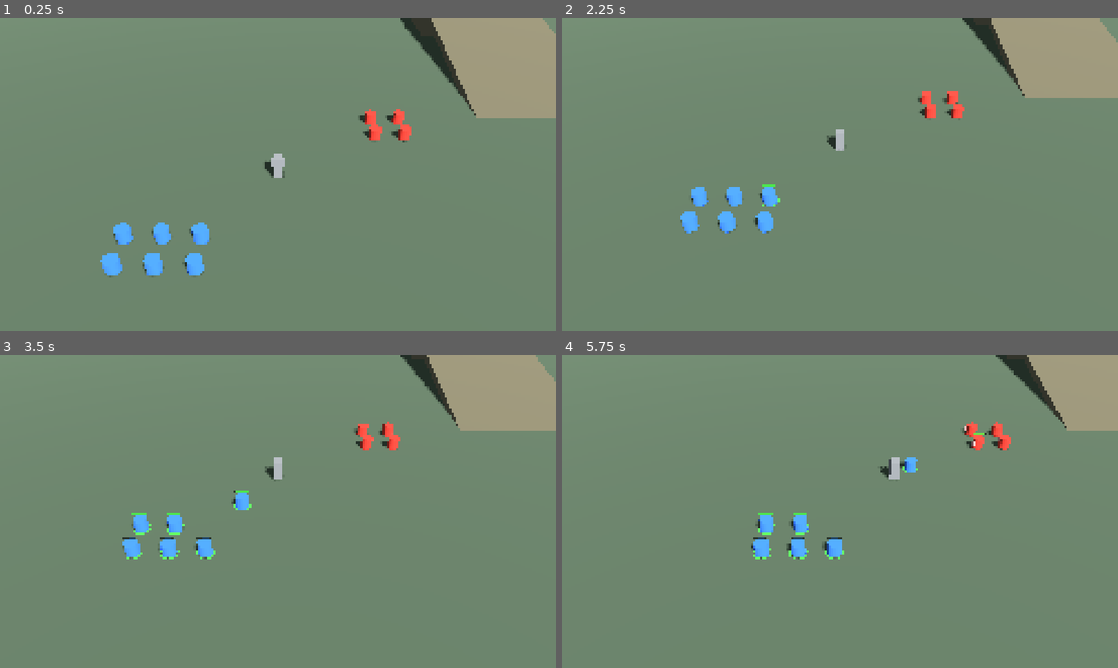
Above: before the commit, frames 1-4 (two rows, left to right).
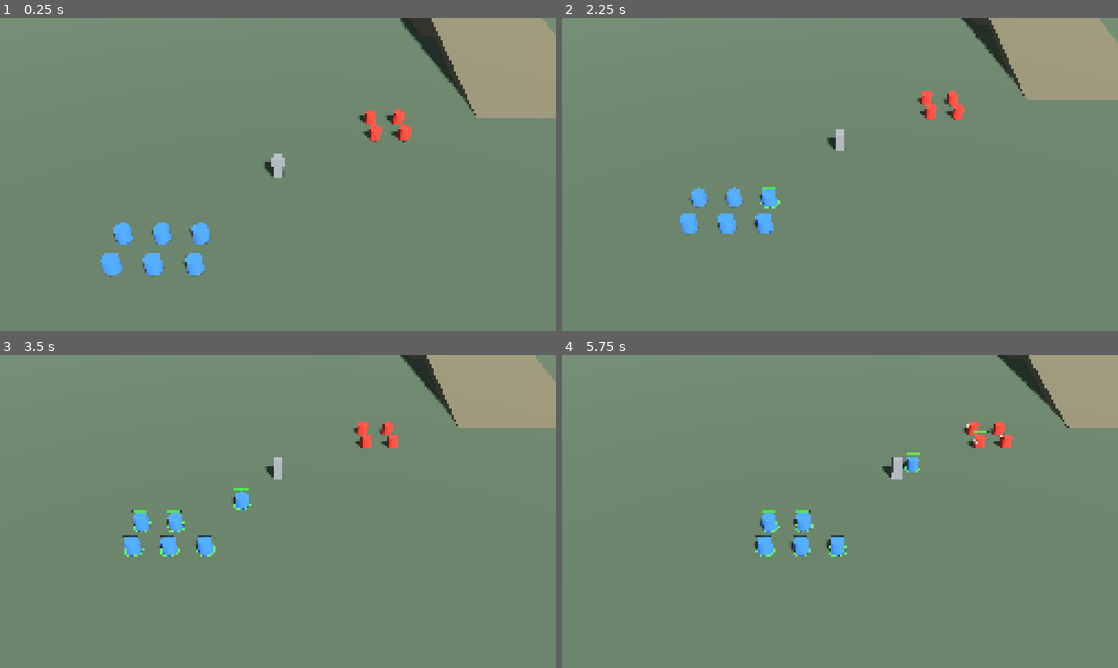
Above: after the commit, the same moments.

Repository: obamusmaximus/duze-jaja
Game: Godot game, scene res://levels/sandbox/sandbox.tscn
Two runs of this game, one before a commit and one after it. Both use one fixed random seed, a clock stepped at 60 frames per second and the inputs below. After the commit the project has no main scene; this scene is started directly in both runs.
Inputs (mouse positions are in pixels of both pictures, inside the frame that each line leads up to):
- Up to frame 1 (0.25 s): no input
- Up to frame 2 (2.25 s): tap Enter at 0.5 s; move the mouse to (962, 158) at 0.52 s; press the mouse at (962, 158) at 0.53 s; hold Ctrl (control_group_set) 0.53-1.25 s; release the mouse at (962, 158) at 1.25 s; tap \ (debug_time_reset) at 1.25 s; drag from (728, 190) to (812, 237) at 1.27 s; move the mouse to (895, 105) at 2.02 s; press the mouse at (895, 105) at 2.03 s; hold Ctrl (control_group_set) from 2.03 s (still down); tap Down (camera_pan_back) at 2.1 s
- Up to frame 3 (3.5 s): release Ctrl (control_group_set) at 2.75 s; release the mouse at (333, 442) at 2.75 s; drag from (250, 574) to (111, 464) at 2.77 s
- Up to frame 4 (5.75 s): move the mouse to (1006, 558) at 3.52 s; press the mouse at (1006, 558) at 3.53 s; tap Left (camera_pan_left) at 3.6 s; tap Escape (pause) at 4.15 s; release the mouse at (1006, 558) at 4.25 s; drag from (673, 464) to (756, 433) at 4.27 s; click "Resume" at 5 s

The runs differ from the first frame. In frame 1, less than 0.1% of the frame differs, in the area x 18-99%, y 2-78%; in frame 2, 0.5%; in frame 3, 0.9%; in frame 4, 1.5%, in the area x 34-100%, y 0-66%.

Commit message:
Camera edge scroll without confining the cursor; interpolated health bars
Edge scrolling now remembers the last in-window cursor position and keeps
scrolling after the cursor leaves through an edge. Health bars follow the
interpolated unit position. Includes editor re-saves of project.godot and the
sandbox scene (uids, reordered sub-resources).

Diff:
--- a/camera/camera_input.gd
+++ b/camera/camera_input.gd
@@ -13,6 +13,10 @@
 signal reset_pressed
 
 var _stats: CameraStats
+## Last cursor position inside the viewport, and whether the cursor has left the window (it left through an edge,
+## so the last position says which). Lets the edge scroll without confining the cursor.
+var _last_mouse: Vector2 = Vector2(-1.0, -1.0)
+var _mouse_left_window: bool = false
 
 
 func setup(stats: CameraStats) -> void:
@@ -23,6 +27,8 @@
 func _unhandled_input(event: InputEvent) -> void:
 	if event is InputEventMouseMotion:
 		var motion := event as InputEventMouseMotion
+		_mouse_left_window = false
+		_last_mouse = motion.position
 		if Input.is_action_pressed(&"camera_drag"):
 			drag_moved.emit(motion.relative)
 		elif Input.is_action_pressed(&"camera_rotate"):
@@ -61,8 +67,12 @@
 		return Vector2.ZERO
 	var view: Rect2 = get_viewport().get_visible_rect()
 	var mouse: Vector2 = get_viewport().get_mouse_position()
-	if not view.grow(1.0).has_point(mouse):
+	if _mouse_left_window:
+		mouse = _last_mouse
+	elif not view.grow(1.0).has_point(mouse):
 		return Vector2.ZERO
+	else:
+		_last_mouse = mouse
 	var margin: float = _stats.edge_margin_px
 	var direction := Vector2.ZERO
 	if mouse.x < view.position.x + margin:
@@ -80,6 +90,10 @@
 ## while paused or when the rig goes away.
 func _notification(what: int) -> void:
 	match what:
+		NOTIFICATION_WM_MOUSE_EXIT:
+			_mouse_left_window = true
+		NOTIFICATION_WM_MOUSE_ENTER:
+			_mouse_left_window = false
 		NOTIFICATION_UNPAUSED, NOTIFICATION_APPLICATION_FOCUS_IN:
 			_confine(not get_tree().paused)
 		NOTIFICATION_PAUSED, NOTIFICATION_EXIT_TREE:
--- a/combat/health_bars.gd
+++ b/combat/health_bars.gd
@@ -30,7 +30,7 @@
 		var unit := node as Unit
 		if unit == null or not unit.alive or (not unit.selected and not unit.health.is_damaged()):
 			continue
-		var top: Vector3 = unit.global_position + Vector3.UP * (unit.stats.height + LIFT)
+		var top: Vector3 = unit.get_global_transform_interpolated().origin + Vector3.UP * (unit.stats.height + LIFT)
 		if camera.is_position_behind(top):
 			continue
 		var point: Vector2 = camera.unproject_position(top)
--- a/levels/sandbox/sandbox.tscn
+++ b/levels/sandbox/sandbox.tscn
@@ -1,21 +1,28 @@
-[gd_scene format=3]
+[gd_scene format=3 uid="uid://wxb2kpncsppg"]
 
 [ext_resource type="PackedScene" path="res://menus/pause_menu.tscn" id="1_pause"]
-[ext_resource type="Script" path="res://levels/sandbox/sandbox.gd" id="2_level"]
+[ext_resource type="Script" uid="uid://cle36akoni8nu" path="res://levels/sandbox/sandbox.gd" id="2_level"]
 [ext_resource type="PackedScene" path="res://camera/camera_rig.tscn" id="3_rig"]
-[ext_resource type="Script" path="res://units/unit_registry.gd" id="4_registry"]
+[ext_resource type="Script" uid="uid://kckbklxacva7" path="res://units/unit_registry.gd" id="4_registry"]
 [ext_resource type="PackedScene" path="res://units/unit.tscn" id="5_unit"]
-[ext_resource type="Script" path="res://selection/selection.gd" id="6_selection"]
-[ext_resource type="Script" path="res://orders/command_issuer.gd" id="7_issuer"]
+[ext_resource type="Script" uid="uid://crvkkhds0ykyh" path="res://selection/selection.gd" id="6_selection"]
+[ext_resource type="Script" uid="uid://qqulbhdpr27d" path="res://orders/command_issuer.gd" id="7_issuer"]
 [ext_resource type="Resource" path="res://tuning/order_default.tres" id="8_order_stats"]
 [ext_resource type="PackedScene" path="res://player/rts_player.tscn" id="9_player"]
-[ext_resource type="Script" path="res://map/map_grid.gd" id="10_map"]
-[ext_resource type="Script" path="res://map/path_service.gd" id="11_paths"]
+[ext_resource type="Script" uid="uid://brqaj7b1g5fxk" path="res://map/map_grid.gd" id="10_map"]
+[ext_resource type="Script" uid="uid://duk5sdoxsu6b1" path="res://map/path_service.gd" id="11_paths"]
 [ext_resource type="Resource" path="res://tuning/map_default.tres" id="12_map_stats"]
-[ext_resource type="Script" path="res://combat/shots.gd" id="13_shots"]
-[ext_resource type="Script" path="res://combat/shot_view.gd" id="14_shot_view"]
-[ext_resource type="Script" path="res://debug/map_wall/map_wall.gd" id="15_wall"]
-[ext_resource type="Script" path="res://debug/map_view/map_grid_view.gd" id="16_grid_view"]
+[ext_resource type="Script" uid="uid://b6xu2juqhf6md" path="res://combat/shots.gd" id="13_shots"]
+[ext_resource type="Script" uid="uid://cnoy8hkpsb8hy" path="res://combat/shot_view.gd" id="14_shot_view"]
+[ext_resource type="Script" uid="uid://cb5uxvdxgcv2b" path="res://debug/map_wall/map_wall.gd" id="15_wall"]
+[ext_resource type="Script" uid="uid://d3r5xb72soqev" path="res://debug/map_view/map_grid_view.gd" id="16_grid_view"]
+
+[sub_resource type="Environment" id="Env"]
+background_mode = 1
+background_color = Color(0.45, 0.55, 0.65, 1)
+ambient_light_source = 2
+ambient_light_color = Color(0.6, 0.65, 0.7, 1)
+ambient_light_energy = 0.6
 
 [sub_resource type="PlaneMesh" id="PlaneMesh_ground"]
 size = Vector2(200, 200)
@@ -29,11 +36,11 @@
 [sub_resource type="BoxMesh" id="BoxMesh_marker"]
 size = Vector3(1, 2, 1)
 
+[sub_resource type="BoxMesh" id="BoxMesh_ramp"]
+size = Vector3(16, 1, 24.331)
+
 [sub_resource type="StandardMaterial3D" id="Mat_hill"]
 albedo_color = Color(0.45, 0.42, 0.33, 1)
-
-[sub_resource type="BoxMesh" id="BoxMesh_ramp"]
-size = Vector3(16, 1, 24.331)
 
 [sub_resource type="BoxShape3D" id="Shape_ramp"]
 size = Vector3(16, 1, 24.331)
@@ -44,142 +51,135 @@
 [sub_resource type="BoxShape3D" id="Shape_plateau"]
 size = Vector3(16, 4, 20)
 
+[sub_resource type="BoxMesh" id="BoxMesh_wall"]
+size = Vector3(90, 3, 1.5)
+
 [sub_resource type="StandardMaterial3D" id="Mat_wall"]
 albedo_color = Color(0.55, 0.5, 0.45, 1)
-
-[sub_resource type="BoxMesh" id="BoxMesh_wall"]
-size = Vector3(90, 3, 1.5)
 
 [sub_resource type="BoxShape3D" id="Shape_wall"]
 size = Vector3(90, 3, 1.5)
 
-[sub_resource type="Environment" id="Env"]
-background_mode = 1
-background_color = Color(0.45, 0.55, 0.65, 1)
-ambient_light_source = 2
-ambient_light_color = Color(0.6, 0.65, 0.7, 1)
-ambient_light_energy = 0.6
-
-[node name="Sandbox" type="Node3D"]
+[node name="Sandbox" type="Node3D" unique_id=1228558782]
 script = ExtResource("2_level")
 
-[node name="WorldEnvironment" type="WorldEnvironment" parent="."]
+[node name="WorldEnvironment" type="WorldEnvironment" parent="." unique_id=1460613117]
 environment = SubResource("Env")
 
-[node name="Sun" type="DirectionalLight3D" parent="."]
+[node name="Sun" type="DirectionalLight3D" parent="." unique_id=1869524841]
 transform = Transform3D(0.866, -0.354, 0.354, 0, 0.707, 0.707, -0.5, -0.612, 0.612, 0, 20, 0)
 shadow_enabled = true
 
-[node name="Ground" type="StaticBody3D" parent="."]
+[node name="Ground" type="StaticBody3D" parent="." unique_id=69611858]
 
-[node name="Mesh" type="MeshInstance3D" parent="Ground"]
+[node name="Mesh" type="MeshInstance3D" parent="Ground" unique_id=1368205255]
 mesh = SubResource("PlaneMesh_ground")
 surface_material_override/0 = SubResource("Mat_ground")
 
-[node name="Shape" type="CollisionShape3D" parent="Ground"]
+[node name="Shape" type="CollisionShape3D" parent="Ground" unique_id=1108533091]
 transform = Transform3D(1, 0, 0, 0, 1, 0, 0, 0, 1, 0, -0.5, 0)
 shape = SubResource("Shape_ground")
 
-[node name="ScaleMarker" type="MeshInstance3D" parent="."]
+[node name="ScaleMarker" type="MeshInstance3D" parent="." unique_id=1139902924]
 transform = Transform3D(1, 0, 0, 0, 1, 0, 0, 0, 1, 0, 1, 0)
 mesh = SubResource("BoxMesh_marker")
 
-[node name="Ramp" type="StaticBody3D" parent="."]
+[node name="Ramp" type="StaticBody3D" parent="." unique_id=716151974]
 transform = Transform3D(1, 0, 0, 0, 0.986394, -0.164399, 0, 0.164399, 0.986394, 30, 1.5068, -22.082)
 
-[node name="Mesh" type="MeshInstance3D" parent="Ramp"]
+[node name="Mesh" type="MeshInstance3D" parent="Ramp" unique_id=974480915]
 mesh = SubResource("BoxMesh_ramp")
 surface_material_override/0 = SubResource("Mat_hill")
 
-[node name="Shape" type="CollisionShape3D" parent="Ramp"]
+[node name="Shape" type="CollisionShape3D" parent="Ramp" unique_id=1485902882]
 shape = SubResource("Shape_ramp")
 
-[node name="Plateau" type="StaticBody3D" parent="."]
+[node name="Plateau" type="StaticBody3D" parent="." unique_id=2102967877]
 transform = Transform3D(1, 0, 0, 0, 1, 0, 0, 0, 1, 30, 2, -44)
 
-[node name="Mesh" type="MeshInstance3D" parent="Plateau"]
+[node name="Mesh" type="MeshInstance3D" parent="Plateau" unique_id=106306117]
 mesh = SubResource("BoxMesh_plateau")
 surface_material_override/0 = SubResource("Mat_hill")
 
-[node name="Shape" type="CollisionShape3D" parent="Plateau"]
+[node name="Shape" type="CollisionShape3D" parent="Plateau" unique_id=643337723]
 shape = SubResource("Shape_plateau")
 
-[node name="CameraRig" parent="." instance=ExtResource("3_rig")]
+[node name="CameraRig" parent="." unique_id=1626514423 instance=ExtResource("3_rig")]
 
-[node name="MapGrid" type="Node" parent="."]
+[node name="MapGrid" type="Node" parent="." unique_id=1341110139]
 script = ExtResource("10_map")
 stats = ExtResource("12_map_stats")
 
-[node name="PathService" type="Node" parent="."]
+[node name="PathService" type="Node" parent="." unique_id=788478394]
 script = ExtResource("11_paths")
 stats = ExtResource("12_map_stats")
 
-[node name="Shots" type="Node" parent="."]
+[node name="Shots" type="Node" parent="." unique_id=1365367254]
 script = ExtResource("13_shots")
 
-[node name="ShotView" type="Node3D" parent="."]
+[node name="ShotView" type="Node3D" parent="." unique_id=717683750]
 script = ExtResource("14_shot_view")
 
-[node name="DebugWall" type="StaticBody3D" parent="."]
+[node name="DebugWall" type="StaticBody3D" parent="." unique_id=1637779714]
 transform = Transform3D(1, 0, 0, 0, 1, 0, 0, 0, 1, -25, 1.5, -2)
 collision_layer = 0
 collision_mask = 0
 script = ExtResource("15_wall")
 
-[node name="Mesh" type="MeshInstance3D" parent="DebugWall"]
+[node name="Mesh" type="MeshInstance3D" parent="DebugWall" unique_id=885871460]
 mesh = SubResource("BoxMesh_wall")
 surface_material_override/0 = SubResource("Mat_wall")
 
-[node name="Shape" type="CollisionShape3D" parent="DebugWall"]
+[node name="Shape" type="CollisionShape3D" parent="DebugWall" unique_id=1760582863]
 shape = SubResource("Shape_wall")
 
-[node name="DebugMapGridView" type="MultiMeshInstance3D" parent="."]
+[node name="DebugMapGridView" type="MultiMeshInstance3D" parent="." unique_id=987802908]
 script = ExtResource("16_grid_view")
 
-[node name="Units" type="Node3D" parent="."]
+[node name="Units" type="Node3D" parent="." unique_id=1447824170]
 script = ExtResource("4_registry")
 
-[node name="Ally1" parent="Units" instance=ExtResource("5_unit")]
+[node name="Ally1" parent="Units" unique_id=1798827721 instance=ExtResource("5_unit")]
 transform = Transform3D(1, 0, 0, 0, 1, 0, 0, 0, 1, -12, 0, 8)
 
-[node name="Ally2" parent="Units" instance=ExtResource("5_unit")]
+[node name="Ally2" parent="Units" unique_id=277030135 instance=ExtResource("5_unit")]
 transform = Transform3D(1, 0, 0, 0, 1, 0, 0, 0, 1, -9, 0, 8)
 
-[node name="Ally3" parent="Units" instance=ExtResource("5_unit")]
+[node name="Ally3" parent="Units" unique_id=1014023889 instance=ExtResource("5_unit")]
 transform = Transform3D(1, 0, 0, 0, 1, 0, 0, 0, 1, -6, 0, 8)
 
-[node name="Ally4" parent="Units" instance=ExtResource("5_unit")]
+[node name="Ally4" parent="Units" unique_id=1655877576 instance=ExtResource("5_unit")]
 transform = Transform3D(1, 0, 0, 0, 1, 0, 0, 0, 1, -12, 0, 11)
 
-[node name="Ally5" parent="Units" instance=ExtResource("5_unit")]
+[node name="Ally5" parent="Units" unique_id=1617071049 instance=ExtResource("5_unit")]
 transform = Transform3D(1, 0, 0, 0, 1, 0, 0, 0, 1, -9, 0, 11)
 
-[node name="Ally6" parent="Units" instance=ExtResource("5_unit")]
+[node name="Ally6" parent="Units" unique_id=309592768 instance=ExtResource("5_unit")]
 transform = Transform3D(1, 0, 0, 0, 1, 0, 0, 0, 1, -6, 0, 11)
 
-[node name="Enemy1" parent="Units" instance=ExtResource("5_unit")]
+[node name="Enemy1" parent="Units" unique_id=1645866852 instance=ExtResource("5_unit")]
 transform = Transform3D(1, 0, 0, 0, 1, 0, 0, 0, 1, 10, 0, -6)
 team = 1
 
-[node name="Enemy2" parent="Units" instance=ExtResource("5_unit")]
+[node name="Enemy2" parent="Units" unique_id=1819363371 instance=ExtResource("5_unit")]
 transform = Transform3D(1, 0, 0, 0, 1, 0, 0, 0, 1, 13, 0, -6)
 team = 1
 
-[node name="Enemy3" parent="Units" instance=ExtResource("5_unit")]
+[node name="Enemy3" parent="Units" unique_id=46452396 instance=ExtResource("5_unit")]
 transform = Transform3D(1, 0, 0, 0, 1, 0, 0, 0, 1, 10, 0, -9)
 team = 1
 
-[node name="Enemy4" parent="Units" instance=ExtResource("5_unit")]
+[node name="Enemy4" parent="Units" unique_id=1066003693 instance=ExtResource("5_unit")]
 transform = Transform3D(1, 0, 0, 0, 1, 0, 0, 0, 1, 13, 0, -9)
 team = 1
 
-[node name="Selection" type="Node" parent="."]
+[node name="Selection" type="Node" parent="." unique_id=683835224]
 script = ExtResource("6_selection")
 
-[node name="CommandIssuer" type="Node" parent="."]
+[node name="CommandIssuer" type="Node" parent="." unique_id=530142466]
 script = ExtResource("7_issuer")
 stats = ExtResource("8_order_stats")
 
-[node name="RtsPlayer" parent="." instance=ExtResource("9_player")]
+[node name="RtsPlayer" parent="." unique_id=1805036158 instance=ExtResource("9_player")]
 
-[node name="PauseMenu" parent="." instance=ExtResource("1_pause")]
+[node name="PauseMenu" parent="." unique_id=933122102 instance=ExtResource("1_pause")]
--- a/project.godot
+++ b/project.godot
@@ -11,7 +11,7 @@
 [application]
 
 config/name="rts_one"
-run/main_scene="res://levels/sandbox/sandbox.tscn"
+run/main_scene="res://levels/sandbox/space_demo.tscn"
 config/features=PackedStringArray("4.7", "GL Compatibility")
 config/icon="res://icon.svg"
 
@@ -25,7 +25,6 @@
 window/size/viewport_width=2560
 window/size/viewport_height=1440
 window/size/initial_position_type=4
-
 window/stretch/mode="canvas_items"
 window/stretch/aspect="expand"
 
@@ -113,79 +112,99 @@
 }
 select={
 "deadzone": 0.5,
-"events": [Object(InputEventMouseButton,"resource_local_to_s …(272 unchanged characters)… alse,"double_click":false,"script":null)]
+"events": [Object(InputEventMouseButton,"resource_local_to_s …(272 unchanged characters)… alse,"double_click":false,"script":null)
+]
 }
 deselect={
 "deadzone": 0.5,
-"events": [Object(InputEventMouseButton,"resource_local_to_s …(272 unchanged characters)… alse,"double_click":false,"script":null)]
+"events": [Object(InputEventMouseButton,"resource_local_to_s …(272 unchanged characters)… alse,"double_click":false,"script":null)
+]
 }
 select_add={
 "deadzone": 0.5,
-"events": [Object(InputEventKey,"resource_local_to_scene":fa …(214 unchanged characters)… "location":0,"echo":false,"script":null)]
+"events": [Object(InputEventKey,"resource_local_to_scene":fa …(214 unchanged characters)… "location":0,"echo":false,"script":null)
+]
 }
 control_group_set={
 "deadzone": 0.5,
-"events": [Object(InputEventKey,"resource_local_to_scene":fa …(214 unchanged characters)… "location":0,"echo":false,"script":null), Object(InputEventKey,"resource_local_to_scene":false,"resource_name":"","device":-1,"window_id":0,"alt_pressed":false,"shift_pressed":false,"ctrl_pressed":false,"meta_pressed":false,"pressed":false,"keycode":0,"physical_keycode":4194327,"key_label":0,"unicode":0,"location":0,"echo":false,"script":null)]
+"events": [Object(InputEventKey,"resource_local_to_scene":fa …(214 unchanged characters)… "location":0,"echo":false,"script":null)
+, Object(InputEventKey,"resource_local_to_scene":false,"resource_name":"","device":-1,"window_id":0,"alt_pressed":false,"shift_pressed":false,"ctrl_pressed":false,"meta_pressed":false,"pressed":false,"keycode":0,"physical_keycode":4194327,"key_label":0,"unicode":0,"location":0,"echo":false,"script":null)
+]
 }
 control_group_0={
 "deadzone": 0.5,
-"events": [Object(InputEventKey,"resource_local_to_scene":fa …(209 unchanged characters)… "location":0,"echo":false,"script":null)]
+"events": [Object(InputEventKey,"resource_local_to_scene":fa …(209 unchanged characters)… "location":0,"echo":false,"script":null)
+]
 }
 control_group_1={
 "deadzone": 0.5,
-"events": [Object(InputEventKey,"resource_local_to_scene":fa …(209 unchanged characters)… "location":0,"echo":false,"script":null)]
+"events": [Object(InputEventKey,"resource_local_to_scene":fa …(209 unchanged characters)… "location":0,"echo":false,"script":null)
+]
 }
 control_group_2={
 "deadzone": 0.5,
-"events": [Object(InputEventKey,"resource_local_to_scene":fa …(209 unchanged characters)… "location":0,"echo":false,"script":null)]
+"events": [Object(InputEventKey,"resource_local_to_scene":fa …(209 unchanged characters)… "location":0,"echo":false,"script":null)
+]
 }
 control_group_3={
 "deadzone": 0.5,
-"events": [Object(InputEventKey,"resource_local_to_scene":fa …(209 unchanged characters)… "location":0,"echo":false,"script":null)]
+"events": [Object(InputEventKey,"resource_local_to_scene":fa …(209 unchanged characters)… "location":0,"echo":false,"script":null)
+]
 }
 control_group_4={
 "deadzone": 0.5,
-"events": [Object(InputEventKey,"resource_local_to_scene":fa …(209 unchanged characters)… "location":0,"echo":false,"script":null)]
+"events": [Object(InputEventKey,"resource_local_to_scene":fa …(209 unchanged characters)… "location":0,"echo":false,"script":null)
+]
 }
 control_group_5={
 "deadzone": 0.5,
-"events": [Object(InputEventKey,"resource_local_to_scene":fa …(209 unchanged characters)… "location":0,"echo":false,"script":null)]
+"events": [Object(InputEventKey,"resource_local_to_scene":fa …(209 unchanged characters)… "location":0,"echo":false,"script":null)
+]
 }
 control_group_6={
 "deadzone": 0.5,
-"events": [Object(InputEventKey,"resource_local_to_scene":fa …(209 unchanged characters)… "location":0,"echo":false,"script":null)]
+"events": [Object(InputEventKey,"resource_local_to_scene":fa …(209 unchanged characters)… "location":0,"echo":false,"script":null)
+]
 }
 control_group_7={
 "deadzone": 0.5,
-"events": [Object(InputEventKey,"resource_local_to_scene":fa …(209 unchanged characters)… "location":0,"echo":false,"script":null)]
+"events": [Object(InputEventKey,"resource_local_to_scene":fa …(209 unchanged characters)… "location":0,"echo":false,"script":null)
+]
 }
 control_group_8={
 "deadzone": 0.5,
-"events": [Object(InputEventKey,"resource_local_to_scene":fa …(209 unchanged characters)… "location":0,"echo":false,"script":null)]
+"events": [Object(InputEventKey,"resource_local_to_scene":fa …(209 unchanged characters)… "location":0,"echo":false,"script":null)
+]
 }
 control_group_9={
 "deadzone": 0.5,
-"events": [Object(InputEventKey,"resource_local_to_scene":fa …(209 unchanged characters)… "location":0,"echo":false,"script":null)]
+"events": [Object(InputEventKey,"resource_local_to_scene":fa …(209 unchanged characters)… "location":0,"echo":false,"script":null)
+]
 }
 order_attack_move={
 "deadzone": 0.5,
-"events": [Object(InputEventKey,"resource_local_to_scene":fa …(209 unchanged characters)… "location":0,"echo":false,"script":null)]
+"events": [Object(InputEventKey,"resource_local_to_scene":fa …(209 unchanged characters)… "location":0,"echo":false,"script":null)
+]
 }
 order_stop={
 "deadzone": 0.5,
-"events": [Object(InputEventKey,"resource_local_to_scene":fa …(209 unchanged characters)… "location":0,"echo":false,"script":null)]
+"events": [Object(InputEventKey,"resource_local_to_scene":fa …(209 unchanged characters)… "location":0,"echo":false,"script":null)
+]
 }
 order_queue={
 "deadzone": 0.5,
-"events": [Object(InputEventKey,"resource_local_to_scene":fa …(214 unchanged characters)… "location":0,"echo":false,"script":null)]
+"events": [Object(InputEventKey,"resource_local_to_scene":fa …(214 unchanged characters)… "location":0,"echo":false,"script":null)
+]
 }
 debug_toggle_wall={
 "deadzone": 0.5,
-"events": [Object(InputEventKey,"resource_local_to_scene":fa …(214 unchanged characters)… "location":0,"echo":false,"script":null)]
+"events": [Object(InputEventKey,"resource_local_to_scene":fa …(214 unchanged characters)… "location":0,"echo":false,"script":null)
+]
 }
 debug_show_map_grid={
 "deadzone": 0.5,
-"events": [Object(InputEventKey,"resource_local_to_scene":fa …(214 unchanged characters)… "location":0,"echo":false,"script":null)]
+"events": [Object(InputEventKey,"resource_local_to_scene":fa …(214 unchanged characters)… "location":0,"echo":false,"script":null)
+]
 }
 
 [layer_names]
@@ -198,6 +217,7 @@
 [physics]
 
 3d/physics_engine="Jolt Physics"
+common/physics_interpolation=true
 
 [rendering]
 
--- a/tuning/camera_default.tres
+++ b/tuning/camera_default.tres
@@ -4,4 +4,8 @@
 
 [resource]
 script = ExtResource("1_stats")
+confine_mouse = false
+min_distance = 11.5
+zoom_step = 0.11
 pitch_near = 20.0
+pitch_far = 59.5
--- a/tuning/camera_stats.gd
+++ b/tuning/camera_stats.gd
@@ -16,7 +16,7 @@
 @export var edge_scroll_enabled: bool = true
 ## Keep the cursor inside the game window while playing (freed while paused), so the edge can be reached in a
 ## window too.
-@export var confine_mouse: bool = true
+@export var confine_mouse: bool = false
 ## How close to the screen edge (pixels, at the 2560x1440 base size) the mouse must be to scroll.
 @export_range(1.0, 100.0, 1.0) var edge_margin_px: float = 12.0
 ## Drag pan (hold the drag button and move): ground metres moved per pixel of mouse movement, at the closest zoom.
Not shown, changed: docs/mechanics/camera.md
